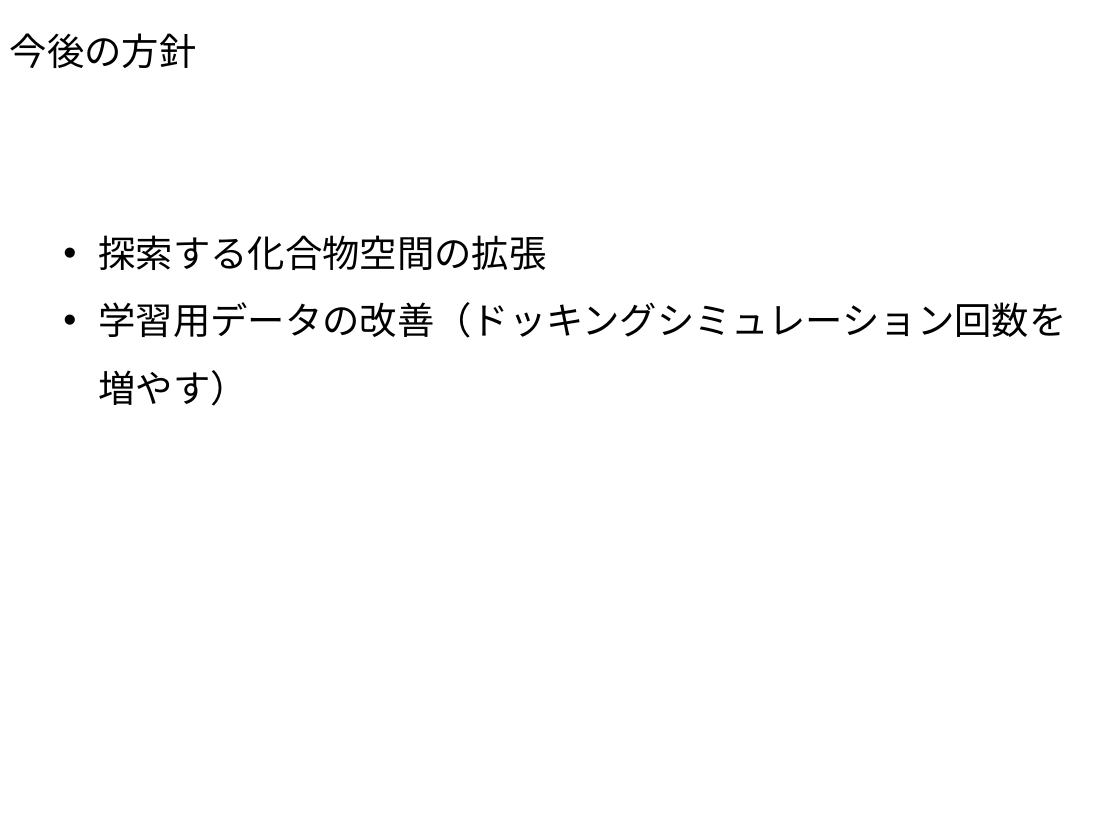
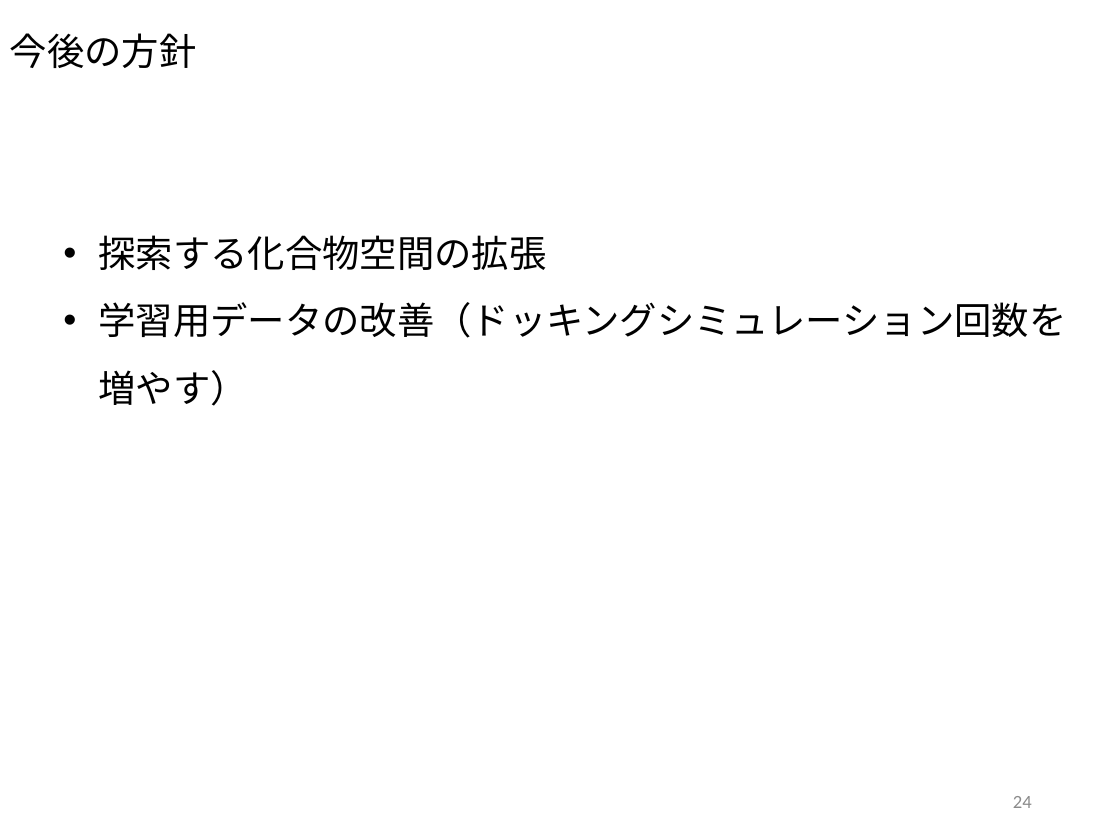
Before and after one commit to miya-dai/system_design, a slide deck: slide 24 of discussion/中間発表.pptx (slide 22 before the commit). Drawn at 1120x840 pixels with LibreOffice and Linux fonts; fonts in the diff are those of the drawing. Boxes give left, top, right and bottom in pixels: in the first picture for what was removed or moved away, otherwise in the second. Text is boxed around its words. In the diff, an @@ line names an element or a change of style, - is before the commit and + after.

```diff
--- a/discussion/中間発表.pptx
+++ b/discussion/中間発表.pptx
@@ page number added at box(1013, 796, 1032, 808), 12 pt, text #8C8C8C @@
+24
```
Also in this commit, not shown: 20 other slides changed, 3 slides added, 1 slide removed, 1 other file.
